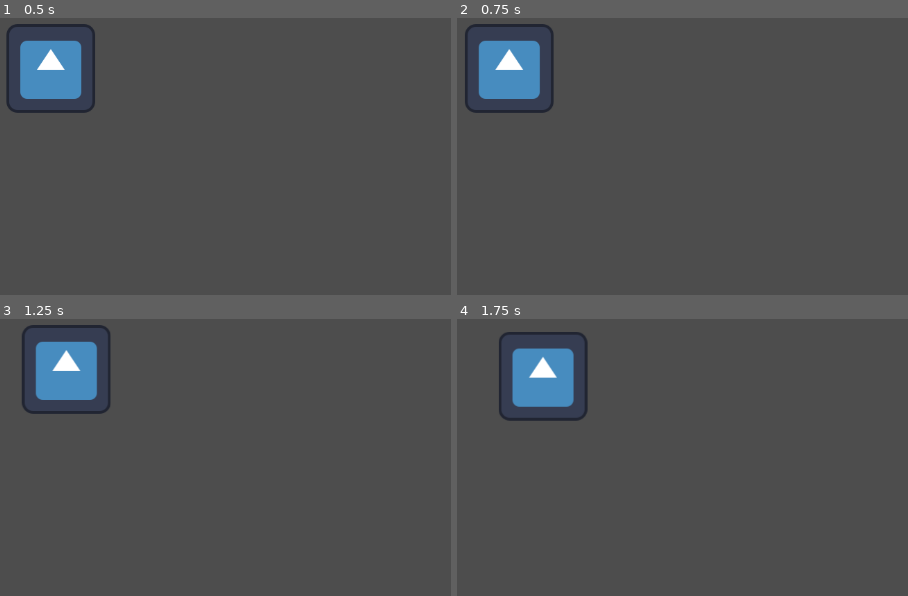
Above: before the commit, frames 1-4 (two rows, left to right).
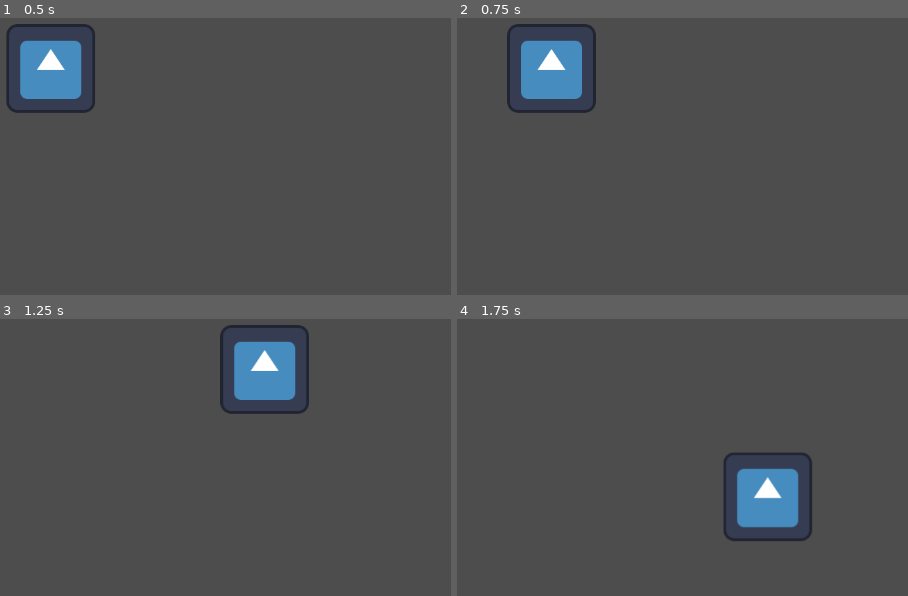
Above: after the commit, the same moments.

Repository: dkomnen/game_resources_mega_repo
Game: Godot game, scene res://scenes/top_down_test.tscn
The game is run twice, just before and just after one commit, with the same random seed, the same clock (stepped at 60 frames per second) and the same inputs. This scene is started directly instead of the project's main scene. The engine's default icon, where the game draws it, is replaced by a stand-in: a white triangle on a blue panel in a dark square.
Inputs:
- Up to frame 1 (0.5 s): no input
- Up to frame 2 (0.75 s): tap Enter at 0.5 s; hold Right (ui_right) from 0.53 s (still down)
- Up to frame 3 (1.25 s): keep holding Right (ui_right)
- Up to frame 4 (1.75 s): release Right (ui_right) at 1.28 s; hold Down (ui_down) from 1.28 s (still down)

Frame 1 is identical in both runs. In frame 2, 4.9% of the frame differs, in the area x 1-31%, y 2-35%; in frame 3, 7.4%; in frame 4, 7.5%, in the area x 9-79%, y 4-81%.

Commit message:
state machine started

Diff:
--- a/templates_project/scenes/top_down_test.tscn
+++ b/templates_project/scenes/top_down_test.tscn
@@ -12,8 +12,8 @@
 position = Vector2(1, 1)
 motion_mode = 1
 script = ExtResource("1_ynpkk")
-movement_speed = 200.0
-accelleration = 0.5
+movement_speed = 500.0
+accelleration = 10.0
 
 [node name="Sprite2D" type="Sprite2D" parent="CharacterBody2D"]
 texture = ExtResource("2_pi7co")
--- /dev/null
+++ b/templates_project/templates/turn_based_battle/turn_based_battle.gd
@@ -0,0 +1,20 @@
+extends Node2D
+
+enum State {
+	ALLY_TURN,
+	ENEMY_TURN,
+	START_BATTLE,
+	END_BATTLE
+}
+
+var current_state: State = State.START_BATTLE
+
+func _ready() -> void:
+	match typeof(current_state):
+		State.START_BATTLE:
+			print("Start")
+		_:
+			pass
+
+func _process(_delta: float) -> void:
+	pass
--- /dev/null
+++ b/templates_project/templates/turn_based_battle/turn_based_battle.tscn
@@ -0,0 +1,3 @@
+[gd_scene format=3 uid="uid://dkraxinxftj7b"]
+
+[node name="turn_based_battle" type="Node2D"]
--- /dev/null
+++ b/templates_project/templates/turn_based_battle/turn_based_ui.tscn
@@ -0,0 +1,33 @@
+[gd_scene format=3 uid="uid://byksilgu225ll"]
+
+[node name="turn_based_ui" type="Control"]
+layout_mode = 3
+anchors_preset = 15
+anchor_right = 1.0
+anchor_bottom = 1.0
+grow_horizontal = 2
+grow_vertical = 2
+
+[node name="BottomPanel" type="PanelContainer" parent="."]
+layout_mode = 1
+anchors_preset = 12
+anchor_top = 1.0
+anchor_right = 1.0
+anchor_bottom = 1.0
+offset_top = -192.0
+grow_horizontal = 2
+grow_vertical = 0
+
+[node name="AllyPanel" type="PanelContainer" parent="."]
+layout_mode = 0
+offset_right = 256.0
+offset_bottom = 128.0
+
+[node name="EnemyPanel" type="PanelContainer" parent="."]
+layout_mode = 1
+anchors_preset = 1
+anchor_left = 1.0
+anchor_right = 1.0
+offset_left = -256.0
+offset_bottom = 128.0
+grow_horizontal = 0
